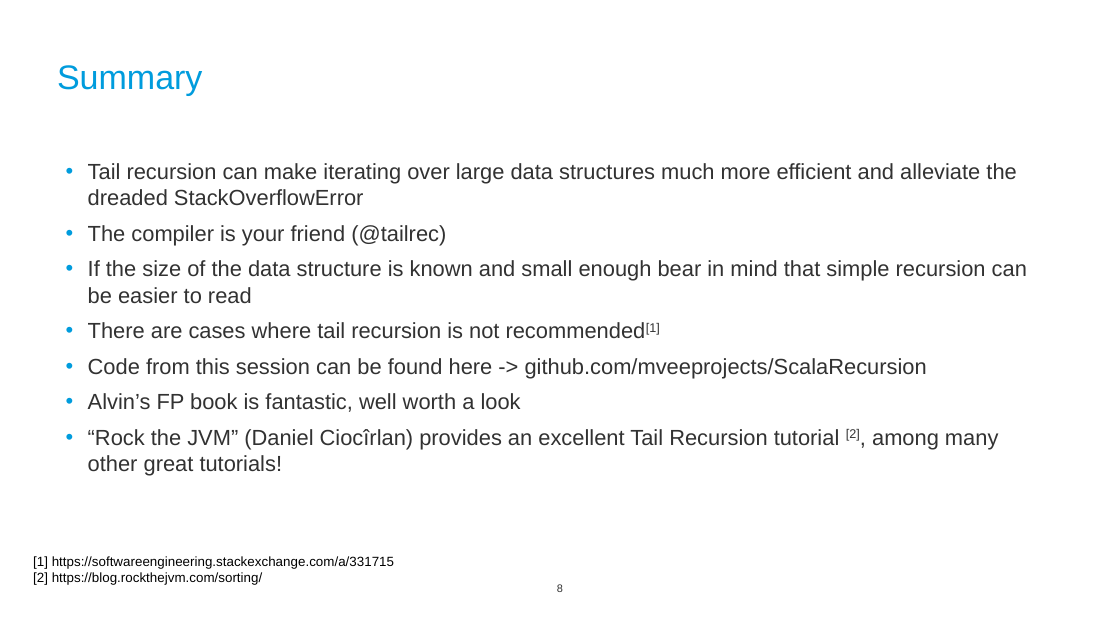
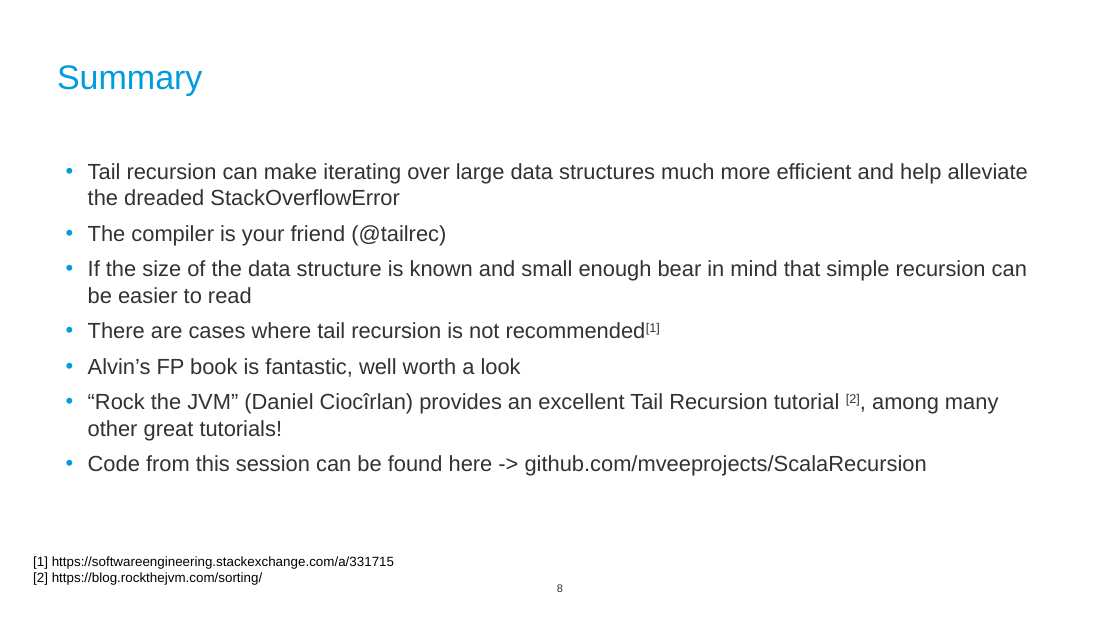
Before and after one commit to mveeprojects/ScalaRecursion, a slide deck: slide 8 of docs/tailrec.pptx. Drawn at 1120x630 pixels with LibreOffice and Linux fonts; fonts in the diff are those of the drawing; background and template pictures are left out. Boxes give left, top, right and bottom in pixels: in the first picture for what was removed or moved away, otherwise in the second. Text is boxed around its words. In the diff, an @@ line names an element or a change of style, - is before the commit and + after.

Commit message:
Updating ppt

```diff
--- a/docs/tailrec.pptx
+++ b/docs/tailrec.pptx
@@ text at box(88, 163, 1028, 206): text changed @@
-• Tail recursion can make iterating over large data structures much more efficient and alleviate the dreaded StackOverflowError
+• Tail recursion can make iterating over large data structures much more efficient and help alleviate the dreaded StackOverflowError
@@ text at box(88, 358, 927, 379): paragraph removed @@
-• Code from this session can be found here -> github.com/mveeprojects/ScalaRecursion
@@ text at box(88, 455, 927, 476): paragraph added @@
+• Code from this session can be found here -> github.com/mveeprojects/ScalaRecursion
```
Also in this commit, not shown: 2 other slides changed.
